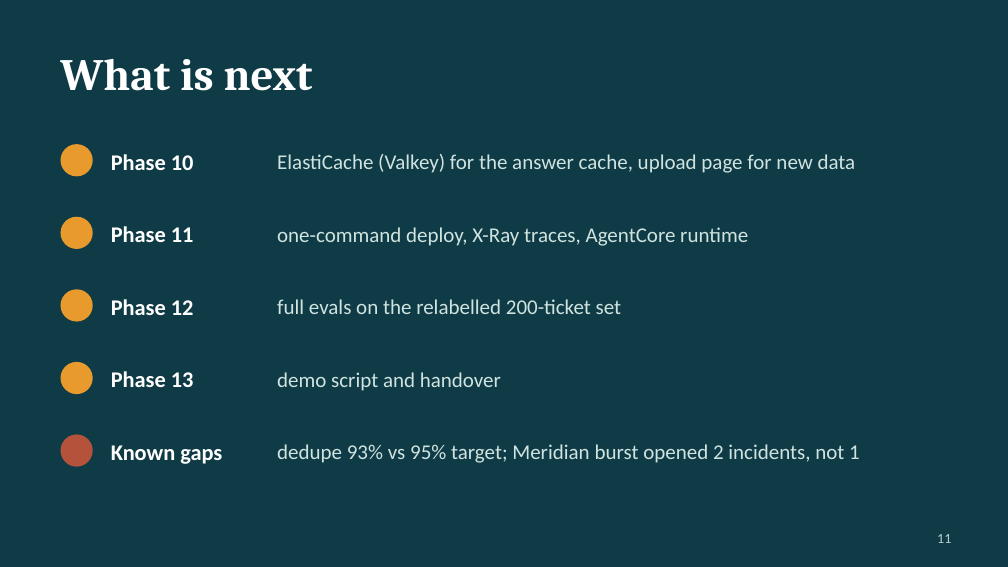
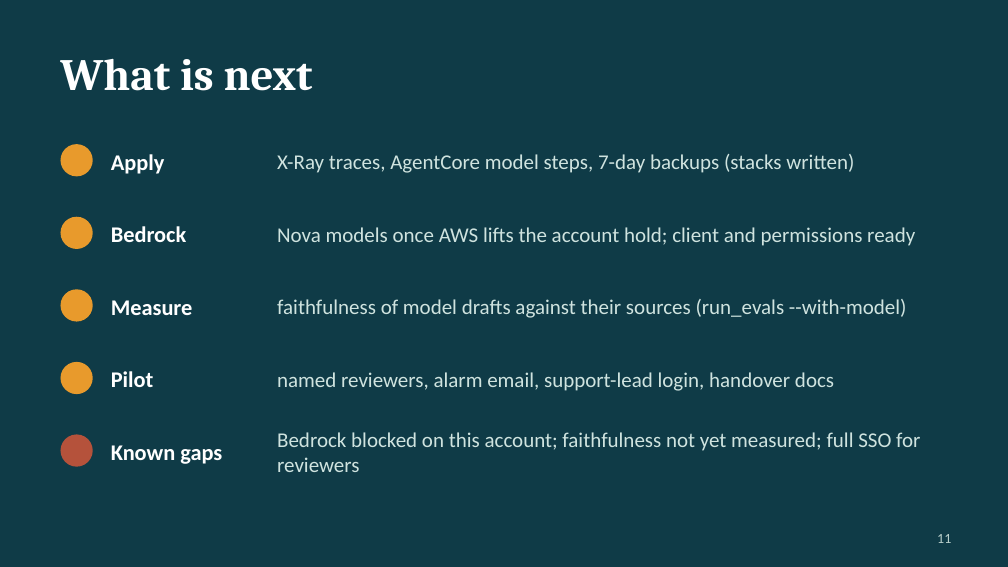
Before and after one commit to aarushisinghalfde/paynest, a slide deck: slide 11 of docs/Payce_Support_Assist_build_review.pptx. Drawn at 1008x567 pixels with LibreOffice and Linux fonts; fonts in the diff are those of the drawing. Boxes give left, top, right and bottom in pixels: in the first picture for what was removed or moved away, otherwise in the second. Text is boxed around its words. In the diff, an @@ line names an element or a change of style, - is before the commit and + after.

Commit message:
Evidence automation, reviewer why-panel, named reviewers, safer stack updates, deck

```diff
--- a/docs/Payce_Support_Assist_build_review.pptx
+++ b/docs/Payce_Support_Assist_build_review.pptx
@@ text at (111, 154, 165, 174): text changed @@
-Phase 10
+Apply
@@ text at (277, 154, 854, 173): text changed @@
-ElastiCache (Valkey) for the answer cache, upload page for new data
+X-Ray traces, AgentCore model steps, 7-day backups (stacks written)
@@ text at (111, 226, 186, 242): text changed @@
-Phase 11
+Bedrock
@@ text at (277, 227, 915, 246): text changed @@
-one-command deploy, X-Ray traces, AgentCore runtime
+Nova models once AWS lifts the account hold; client and permissions ready
@@ text at (277, 299, 907, 318): text changed @@
-full evals on the relabelled 200-ticket set
+faithfulness of model drafts against their sources (run_evals --with-model)
@@ text at (111, 300, 193, 315): text changed @@
-Phase 12
+Measure
@@ text at (111, 371, 154, 387): text changed @@
-Phase 13
+Pilot
@@ text at (277, 372, 834, 391): text changed @@
-demo script and handover
+named reviewers, alarm email, support-lead login, handover docs
@@ text at (277, 432, 920, 472): text changed @@
-dedupe 93% vs 95% target; Meridian burst opened 2 incidents, not 1
+Bedrock blocked on this account; faithfulness not yet measured; full SSO for reviewers
```
Also in this commit, not shown: 10 other slides changed, 19 other files.
